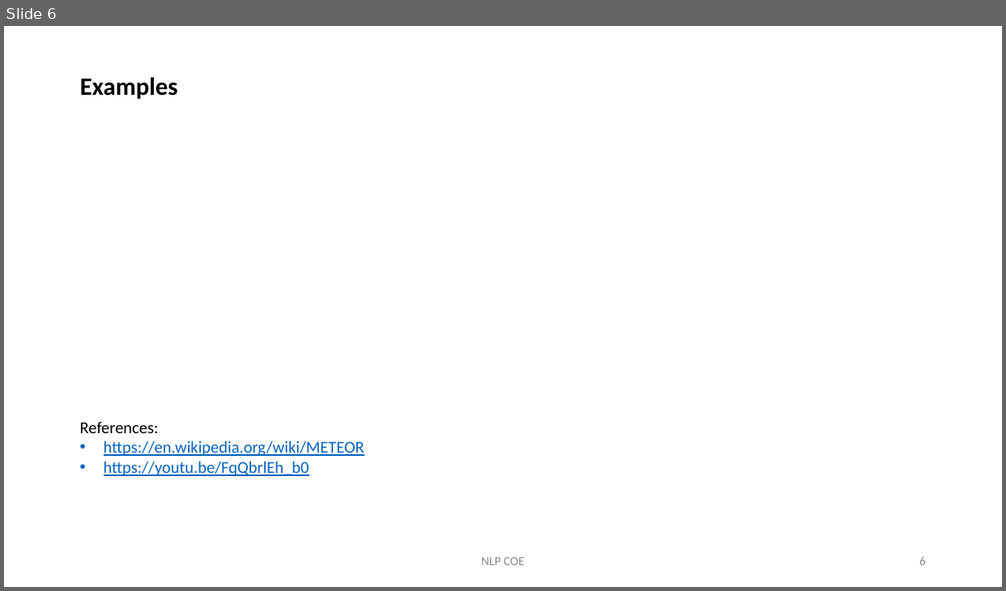
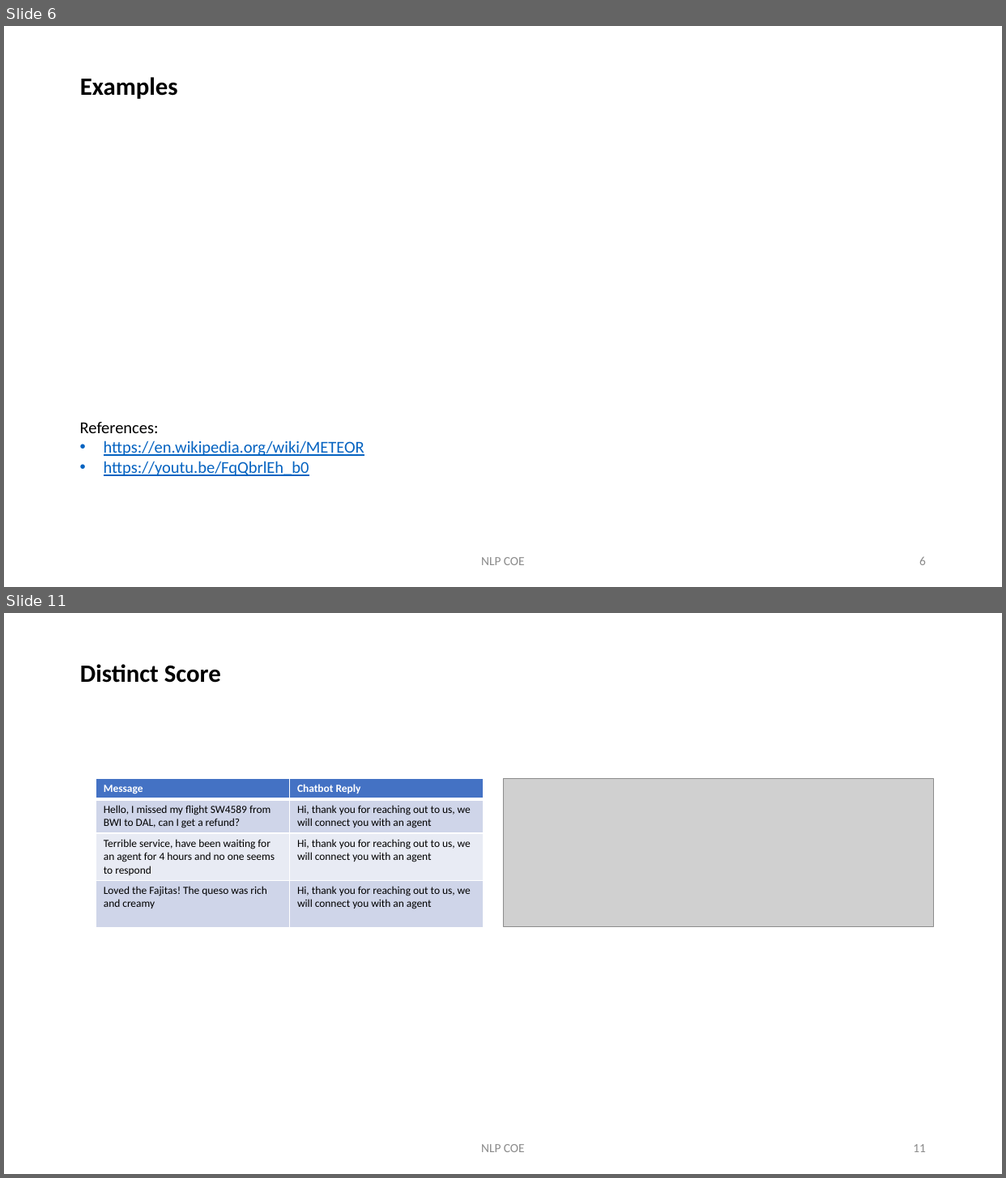
Before and after one commit to KristinChen/nlp-coe, a slide deck: updates-and-knowledge-sharing/Performance Metrics for Seq2Seq model.pptx. Shown one above the other, each under a label of ours: slide 6 before the commit, slides 6 and 11 after it; the slides between them are not shown. The pictures are 1006x591 and 1006x1178 pixels, drawn with LibreOffice and Linux fonts; fonts in the diff are those of the drawing; grey boxes stand for pictures. Boxes give left, top, right and bottom in pixels: in the first picture for what was removed or moved away, otherwise in the second. Text is boxed around its words. In the diff, an @@ line names an element or a change of style, - is before the commit and + after.

```diff
--- a/updates-and-knowledge-sharing/Performance Metrics for Seq2Seq model.pptx
+++ b/updates-and-knowledge-sharing/Performance Metrics for Seq2Seq model.pptx
@@ slide 11 added at bbox=[4, 613, 1002, 1174], background #FFFFFF @@
@@ title added at bbox=[80, 664, 221, 683], 24 pt, text #000000, bold @@
+Distinct Score
@@ table added at bbox=[96, 778, 484, 926], 4 rows, 2 columns @@
+Message | Chatbot Reply
+Hello, I missed my flight SW4589 from BWI to DAL, can I get a refund? | Hi, thank you for reaching out to us, we will connect you with an agent
+Terrible service, have been waiting for an agent for 4 hours and no one seems to respond | Hi, thank you for reaching out to us, we will connect you with an agent
+Loved the Fajitas! The queso was rich and creamy | Hi, thank you for reaching out to us, we will connect you with an agent
@@ picture added at bbox=[503, 778, 934, 926] @@
@@ text added at bbox=[481, 1144, 525, 1152], 12 pt, text #8C8C8C @@
+NLP COE
@@ page number added at bbox=[913, 1144, 926, 1152], 12 pt, text #8C8C8C @@
+11
```
Also in this commit, not shown: 2 slides changed, 3 other slides added.
